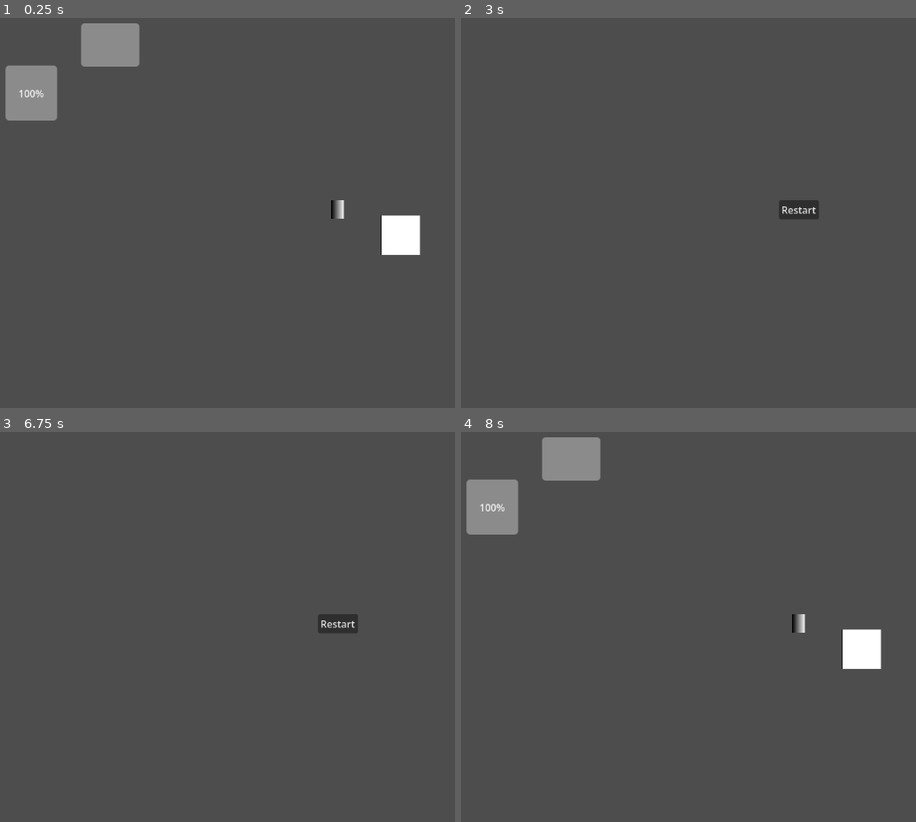
Above: before the commit, frames 1-4 (two rows, left to right).
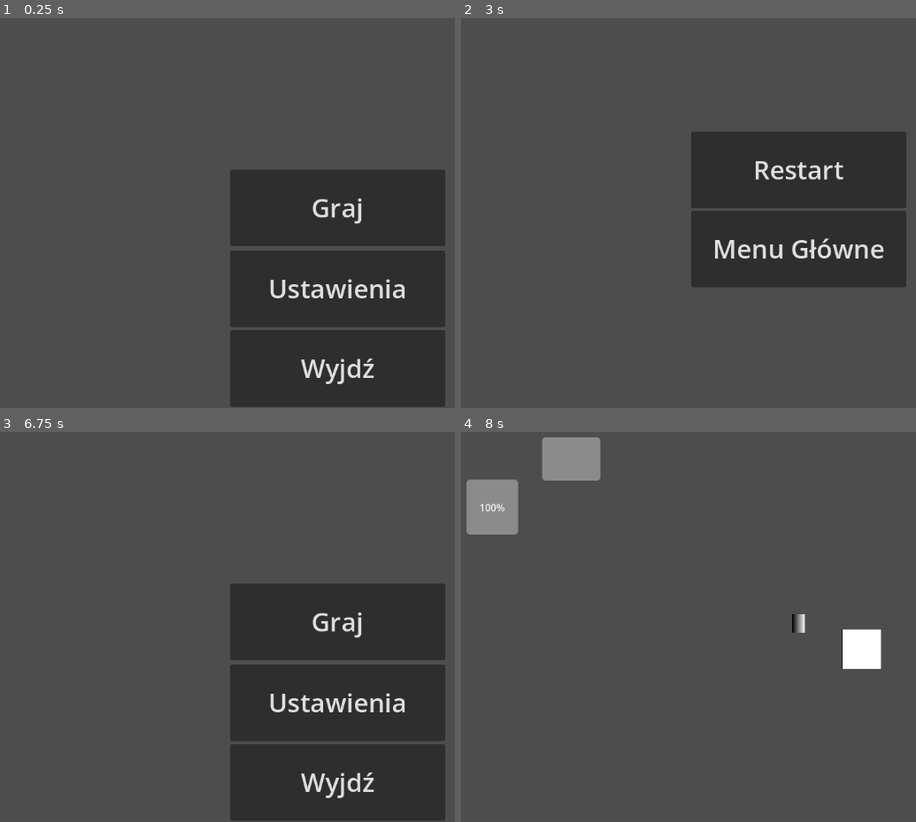
Above: after the commit, the same moments.

Repository: MarsikBlancik/HackathonV3
Game: Godot game, scene res://main_menu.tscn
Two runs of this game, one before a commit and one after it. Both use one fixed random seed, a clock stepped at 60 frames per second and the inputs below. Before the commit the project starts from res://MainScene.tscn. The engine's default icon, where the game draws it, is replaced by a stand-in: a white triangle on a blue panel in a dark square.
Inputs (mouse positions are in pixels of both pictures, inside the frame that each line leads up to):
- Up to frame 1 (0.25 s): no input
- Up to frame 2 (3 s): click (797, 209) at 0.5 s, where only the run after the commit has a clickable "Graj"; tap Enter at 1.25 s; move the mouse to (outside the picture) at 1.27 s; hold D 1.28-2.03 s; tap F at 1.35, 2.1, 2.85 s; click (outside the picture) at 1.42 s; tap Space at 1.52, 2.27 s; move the mouse to (656, 228) at 2.02 s; hold S 2.03-2.78 s; move the mouse to (870, 123) at 2.77 s; hold D from 2.78 s (still down)
- Up to frame 3 (6.75 s): release D at 3.5 s; click "Restart" at 3.5 s; tap Space at 4.25, 4.52, 5.27, 6.02 s; move the mouse to (300, 701) at 4.27 s; hold W 4.28-5.03 s; tap F at 4.35, 5.1, 5.85 s; click (300, 701) at 4.42 s; move the mouse to (outside the picture) at 5.02 s; hold A 5.03-6.5 s; move the mouse to (127, 564) at 5.77 s; click (336, 662) at 6.5 s, where only the run after the commit has a clickable "Menu Główne"
- Up to frame 4 (8 s): click (797, 623) at 7.25 s, where only the run before the commit has a clickable "Restart"

The runs differ from the first frame. In frame 1, 30% of the frame differs, in the area x 1-98%, y 1-100%; in frame 2, 18%; in frame 3, 27%; in frame 4, nothing differs.

Commit message:
restart menu redone

Diff:
--- /dev/null
+++ b/button_style.tres
@@ -0,0 +1,4 @@
+[gd_resource type="Theme" format=3 uid="uid://d1cvuwa8sbe4q"]
+
+[resource]
+default_font_size = 42
--- a/Restart.tscn
+++ b/game_over_menu.tscn
@@ -2,7 +2,10 @@
 
 [ext_resource type="Script" uid="uid://blvoq1x425oqq" path="res://restart.gd" id="1_w6t3f"]
 
-[node name="Restart" type="Control" unique_id=189769753]
+[sub_resource type="Theme" id="Theme_w6t3f"]
+default_font_size = 42
+
+[node name="game_over_menu" type="Control" unique_id=189769753]
 layout_mode = 3
 anchors_preset = 15
 anchor_right = 1.0
@@ -25,8 +28,19 @@
 grow_horizontal = 2
 grow_vertical = 2
 
-[node name="Button" type="Button" parent="VBoxContainer" unique_id=690224825]
+[node name="Restart" type="Button" parent="VBoxContainer" unique_id=765637837]
+custom_minimum_size = Vector2(350, 125)
 layout_mode = 2
 size_flags_horizontal = 4
-size_flags_vertical = 4
+size_flags_vertical = 10
+size_flags_stretch_ratio = 3.0
+theme = SubResource("Theme_w6t3f")
 text = "Restart"
+
+[node name="MainMenu" type="Button" parent="VBoxContainer" unique_id=1620779456]
+custom_minimum_size = Vector2(350, 125)
+layout_mode = 2
+size_flags_horizontal = 4
+size_flags_vertical = 10
+theme = SubResource("Theme_w6t3f")
+text = "Menu Główne"
--- a/main_menu.tscn
+++ b/main_menu.tscn
@@ -4,6 +4,8 @@
 
 [sub_resource type="Theme" id="Theme_rhts7"]
 default_font_size = 42
+
+[sub_resource type="Theme" id="Theme_06t4h"]
 
 [node name="Main Menu" type="Control" unique_id=1207744896]
 layout_mode = 3
@@ -31,6 +33,7 @@
 size_flags_horizontal = 4
 size_flags_vertical = 10
 size_flags_stretch_ratio = 3.0
+theme = SubResource("Theme_06t4h")
 text = "Graj"
 
 [node name="Settings" type="Button" parent="VBoxContainer" unique_id=1609592347]
--- a/main_scene.gd
+++ b/main_scene.gd
@@ -1,7 +1,7 @@
 extends Node2D
 
-@onready var player = $player
-@onready var ui = $UI
+@onready var player
+@onready var ui
 
 func _ready() -> void:
 	print("--- MAIN SCENE START ---")
--- a/player.gd
+++ b/player.gd
@@ -126,4 +126,4 @@
 	energy_changed.emit(current_energy, max_energy)
 
 func die() -> void:
-	get_tree().change_scene_to_file("res://Restart.tscn")
+	get_tree().change_scene_to_file("res://game_over_menu.tscn")
--- a/project.godot
+++ b/project.godot
@@ -11,7 +11,7 @@
 [application]
 
 config/name="bullethell"
-run/main_scene="uid://doiyevgl84se0"
+run/main_scene="uid://b0d27yt5a6qc3"
 config/features=PackedStringArray("4.6", "GL Compatibility")
 config/icon="res://icon.svg"
 
--- a/restart.gd
+++ b/restart.gd
@@ -1,14 +1,15 @@
 extends Control
 
 
-# Called when the node enters the scene tree for the first time.
 func _ready() -> void:
-	var restart = $VBoxContainer/Button
-	restart.pressed.connect(restart_pressed)
+	var BtnRestart = $VBoxContainer/Restart
+	var BtnMainMenu = $VBoxContainer/MainMenu
 
-func restart_pressed():
+	BtnRestart.pressed.connect(_restart_pressed)
+	BtnMainMenu.pressed.connect(_main_menu_pressed)
+
+func _restart_pressed():
 	get_tree().change_scene_to_file("res://MainScene.tscn")
 
-# Called every frame. 'delta' is the elapsed time since the previous frame.
-func _process(delta: float) -> void:
-	pass
+func _main_menu_pressed():
+	get_tree().change_scene_to_file("res://main_menu.tscn")
--- a/ui.gd
+++ b/ui.gd
@@ -4,8 +4,8 @@
 @onready var energy_bar = $EnergyBar
 
 # Pobieramy referencje do naszych nowych tekstów (upewnij się, że nazwy się zgadzają!)
-@onready var hp_label = $HPBar/HPLabel
-@onready var energy_label = $EnergyBar/EnergyLabel
+@onready var hp_label
+@onready var energy_label
 
 func _ready() -> void:
 	# Czekamy jedną klatkę, żeby upewnić się, że Player zdążył załadować się do gry
Not shown: 1 places in MainScene.tscn that only renumber resources
